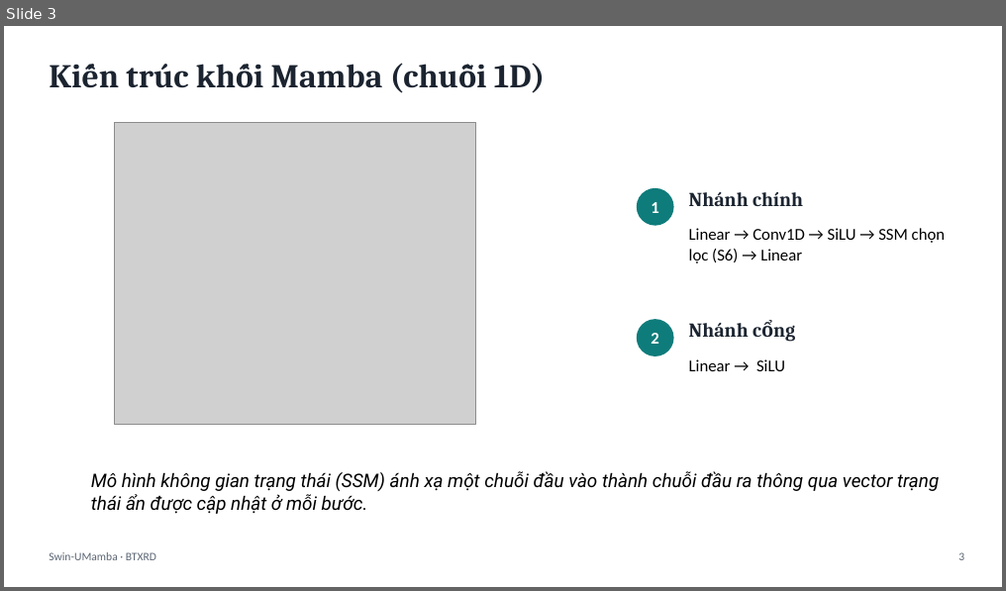
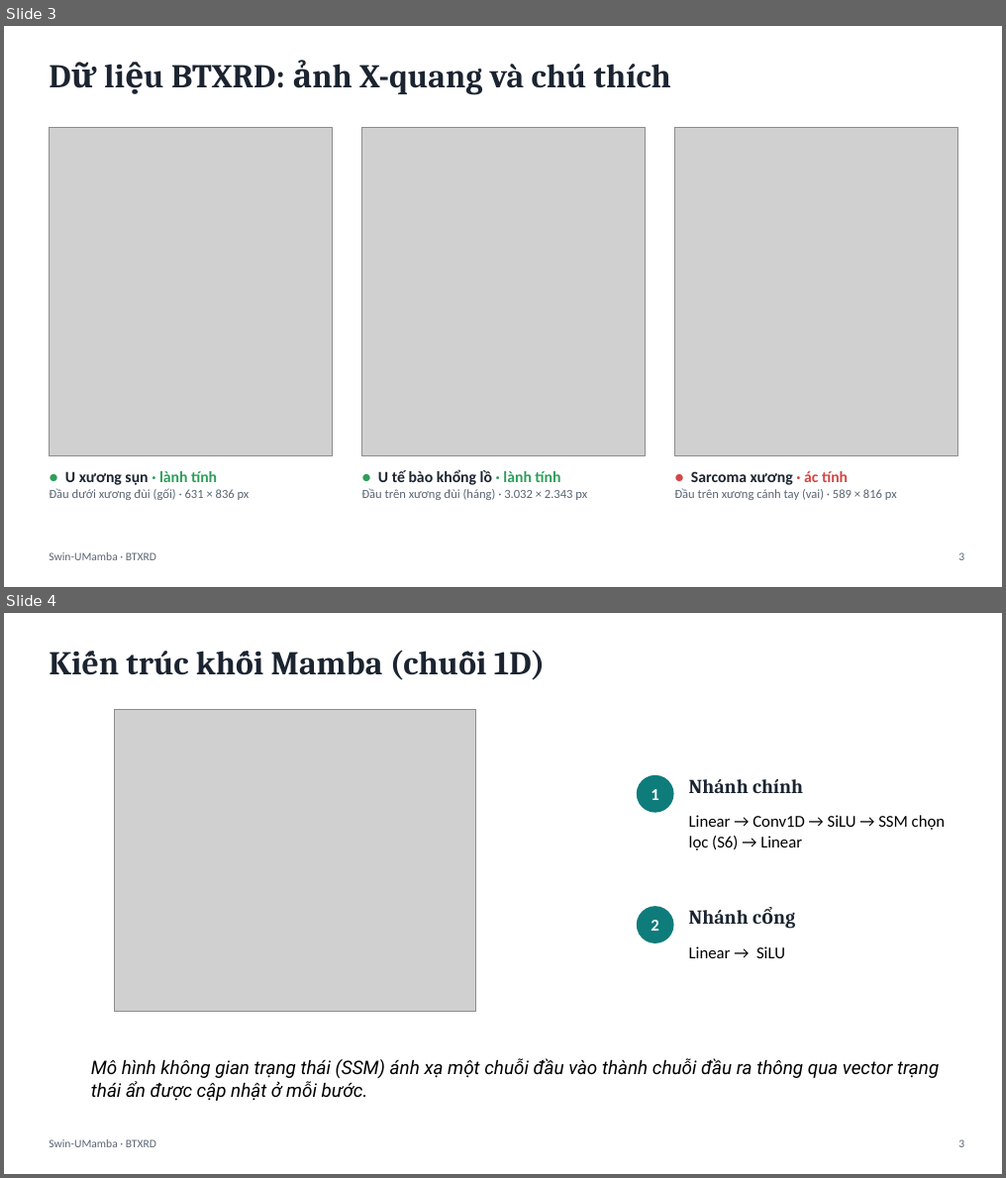
Before and after one commit to 67htb5vn/Swin-UMamba, a slide deck: slide_sua.pptx. Shown one above the other, each under a label of ours: slide 3 before the commit, slides 3 and 4 after it. The pictures are 1006x591 and 1006x1178 pixels, drawn with LibreOffice and Linux fonts; fonts in the diff are those of the drawing; grey boxes stand for pictures. Boxes give left, top, right and bottom in pixels: in the first picture for what was removed or moved away, otherwise in the second. Text is boxed around its words. In the diff, an @@ line names an element or a change of style, - is before the commit and + after.

```diff
--- a/slide_sua.pptx
+++ b/slide_sua.pptx
@@ slide 3 added at (4, 26, 1002, 587), background #FFFFFF @@
@@ text added at (171, 64, 671, 95), 32 pt, text #1B2430, bold @@
+Dữ liệu BTXRD: ảnh X-quang và chú thích
@@ picture added at (49, 127, 332, 457) @@
@@ picture added at (361, 127, 645, 457) @@
@@ picture added at (675, 127, 957, 457) @@
@@ text added at (361, 470, 587, 500), 12 pt, text #5B6573 @@
+● U tế bào khổng lồ · lành tính
+Đầu trên xương đùi (háng) · 3.032 × 2.343 px
@@ text added at (49, 472, 250, 500), 12 pt, text #5B6573 @@
+● U xương sụn · lành tính
+Đầu dưới xương đùi (gối) · 631 × 836 px
@@ text added at (674, 472, 897, 500), 12 pt, text #5B6573 @@
+● Sarcoma xương · ác tính
+Đầu trên xương cánh tay (vai) · 589 × 816 px
@@ text added at (49, 553, 156, 561), 11 pt, text #5B6573 @@
+Swin-UMamba · BTXRD
@@ text added at (958, 553, 964, 561), 11 pt, text #5B6573 @@
+3
@@ what was slide 3 is now slide 4 @@
```
Also in this commit, not shown: 6 slides changed, 2 other files.
